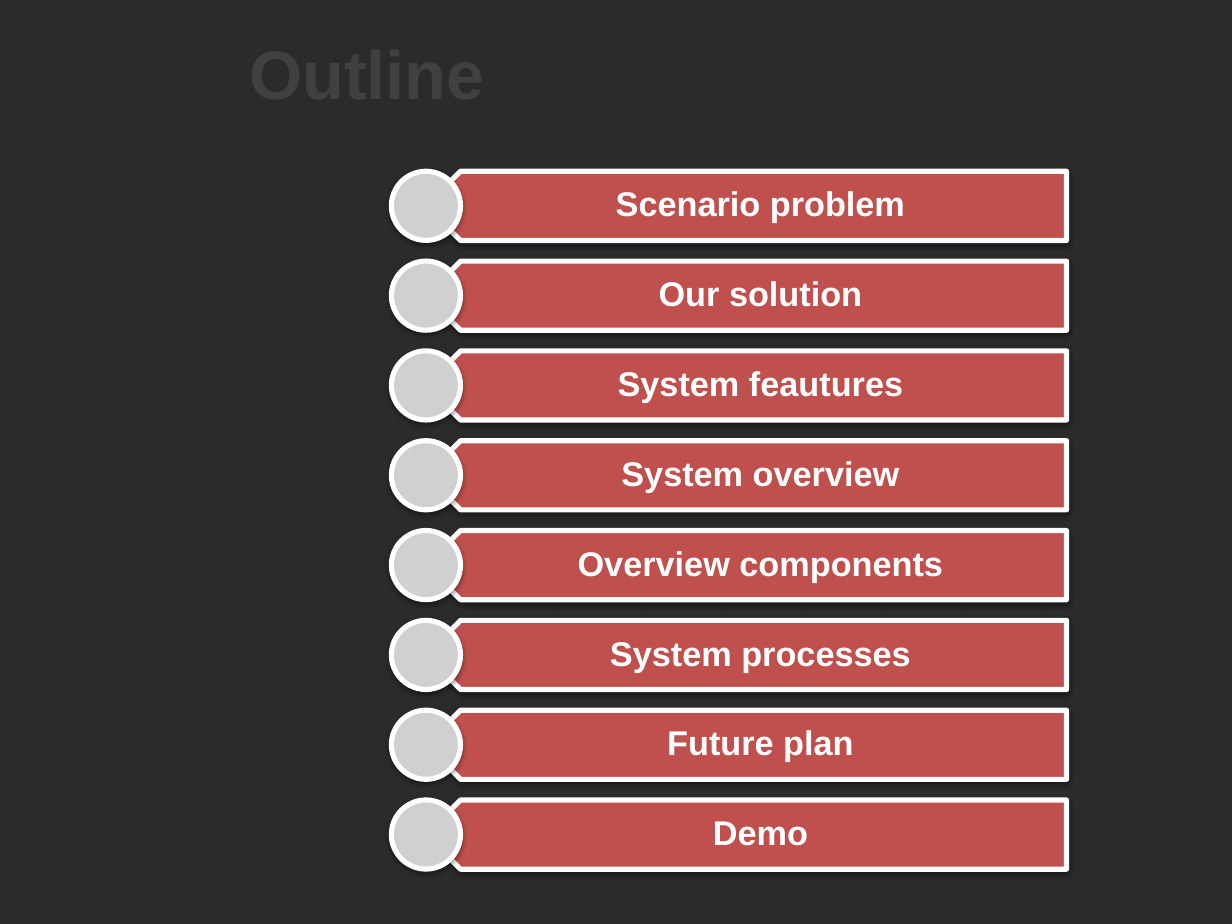
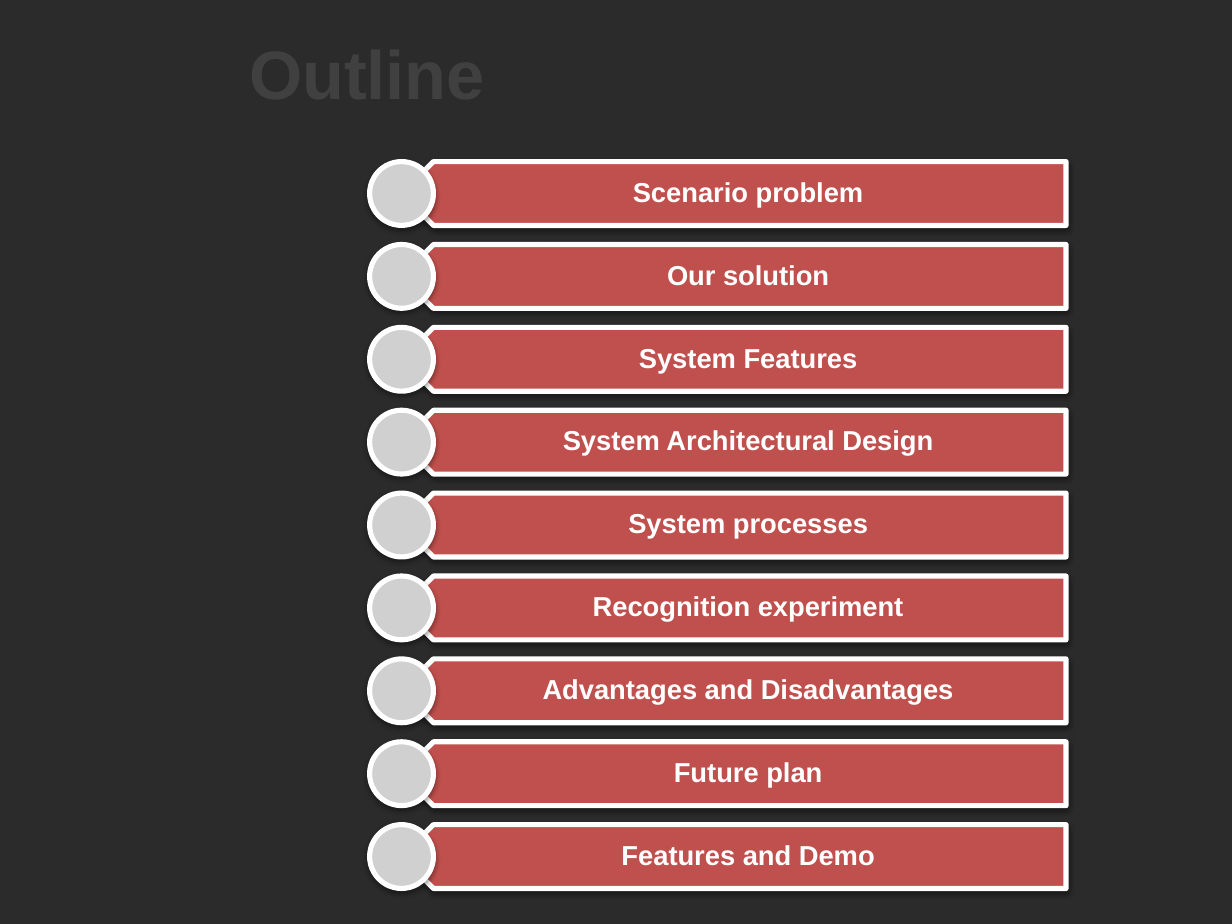
Before and after one commit to nicknguyen071093/CapstoneProject, a slide deck: slide 3 of Thuyettrinh/PPGroup 5.pptx. Drawn at 1232x924 pixels with LibreOffice and Linux fonts; fonts in the diff are those of the drawing; grey boxes stand for pictures; background and template pictures are left out; a plain dark background stands for a picture behind light text. Boxes give left, top, right and bottom in pixels: in the first picture for what was removed or moved away, otherwise in the second. Text is boxed around its words. In the diff, an @@ line names an element or a change of style, - is before the commit and + after.

```diff
--- a/Thuyettrinh/PPGroup 5.pptx
+++ b/Thuyettrinh/PPGroup 5.pptx
@@ picture: place and size @@
-picture at (392, 171, 461, 240)
+picture at (370, 161, 434, 225)
@@ pentagon arrow: place and size @@
-pentagon arrow at (426, 171, 1067, 240)
+pentagon arrow at (402, 161, 1066, 225)
@@ text "Scenario problem": place and size @@
-text "Scenario problem" at (616, 191, 905, 223)
+text "Scenario problem" at (633, 182, 864, 208)
@@ pentagon arrow: place and size @@
-pentagon arrow at (426, 261, 1067, 330)
+pentagon arrow at (402, 244, 1066, 308)
@@ text "Our solution": place and size @@
-text "Our solution" at (659, 281, 862, 307)
+text "Our solution" at (667, 265, 829, 286)
@@ picture: place and size @@
-picture at (392, 351, 461, 420)
+picture at (370, 328, 434, 392)
@@ pentagon arrow: place and size @@
-pentagon arrow at (426, 351, 1067, 420)
+pentagon arrow at (402, 328, 1066, 392)
@@ text at (639, 349, 858, 373): text changed; size 20 to 16 pt @@
-System feautures
+System Features
@@ picture: place and size @@
-picture at (392, 441, 461, 510)
+picture at (370, 410, 434, 474)
@@ pentagon arrow: place and size @@
-pentagon arrow at (426, 441, 1067, 510)
+pentagon arrow at (402, 410, 1066, 474)
@@ text at (563, 430, 933, 456): text changed; size 20 to 16 pt @@
-System overview
+System Architectural Design
@@ picture: place and size @@
-picture at (392, 531, 461, 600)
+picture at (370, 493, 434, 557)
@@ pentagon arrow: place and size @@
-pentagon arrow at (426, 531, 1067, 600)
+pentagon arrow at (402, 493, 1066, 557)
@@ size 20 to 16 pt; less space between paragraphs in 4 elements at (633, 182, 864, 208), (667, 265, 829, 286), (674, 762, 822, 788), (628, 514, 868, 539) @@
@@ text "System processes": place and size @@
-text "System processes" at (610, 642, 910, 672)
+text "System processes" at (628, 514, 868, 539)
@@ pentagon arrow: place and size @@
-pentagon arrow at (426, 621, 1067, 690)
+pentagon arrow at (402, 659, 1066, 723)
@@ pentagon arrow: place and size @@
-pentagon arrow at (426, 710, 1067, 779)
+pentagon arrow at (402, 742, 1066, 806)
@@ text "Future plan": place and size @@
-text "Future plan" at (667, 730, 853, 762)
+text "Future plan" at (674, 762, 822, 788)
@@ group removed at (392, 261, 943, 869): 4 pictures, 1 text @@
-Overview components
@@ group added at (370, 244, 1066, 888): 5 pictures, 2 texts, 1 pentagon arrow @@
+Recognition experiment
+Advantages and Disadvantages
@@ pentagon arrow: place and size @@
-pentagon arrow at (426, 800, 1067, 869)
+pentagon arrow at (402, 824, 1066, 888)
@@ text at (621, 845, 875, 866): text changed; size 20 to 16 pt @@
-Demo
+Features and Demo
```
Also in this commit, not shown: 9 other slides changed, 18 slides added, 5 slides removed.
